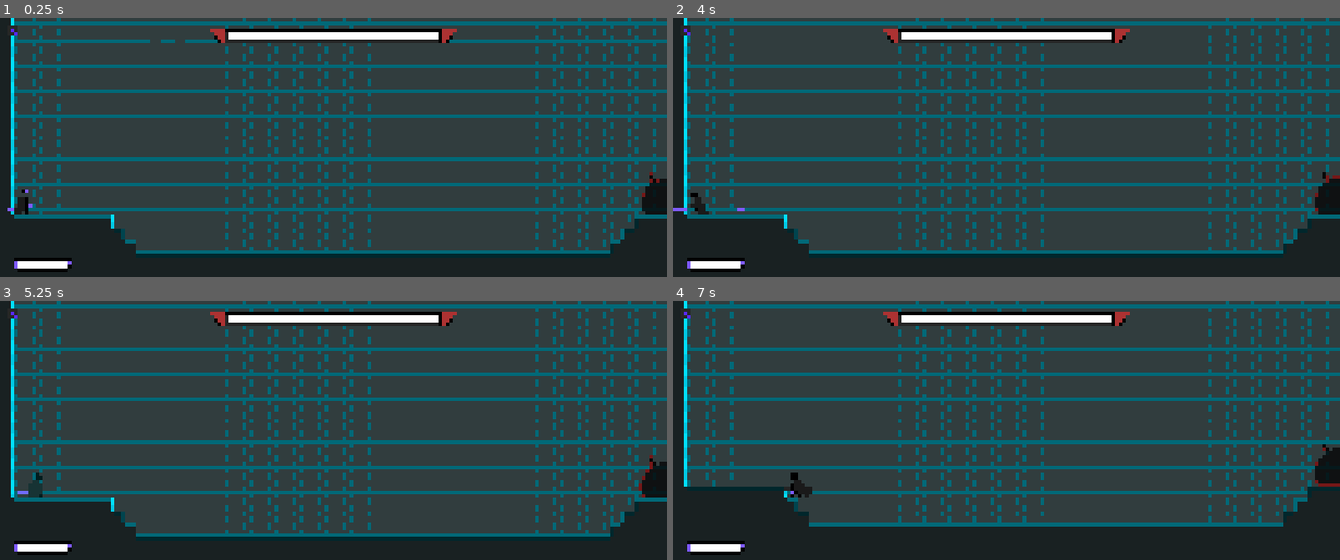
Above: before the commit, frames 1-4 (two rows, left to right).
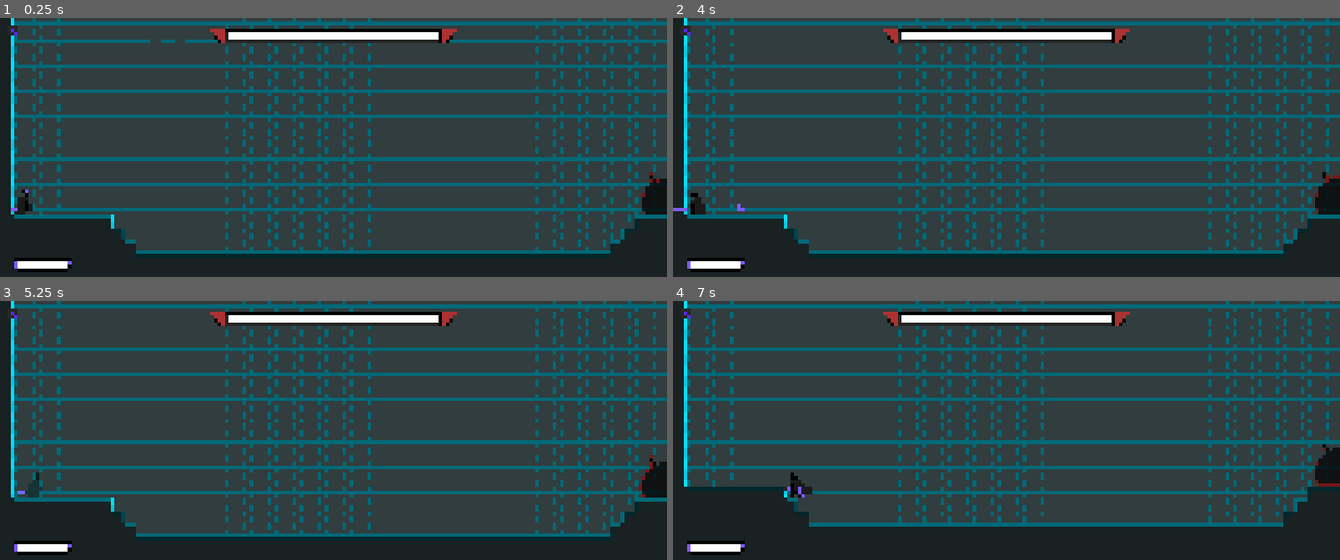
Above: after the commit, the same moments.

Repository: AnejMajnik/soulsvania
Game: Godot game, scene res://scenes/game.tscn
The game is run twice, just before and just after one commit, with the same random seed, the same clock (stepped at 60 frames per second) and the same inputs. Sound files missing from this copy of the repository are replaced by a short silence.
Inputs (mouse positions are in pixels of both pictures, inside the frame that each line leads up to):
- Up to frame 1 (0.25 s): no input
- Up to frame 2 (4 s): tap Enter at 0.5 s; move the mouse to (1153, 142) at 0.52 s; hold D (move_right) 0.53-1.25 s; click (1153, 142) at 0.6 s; tap Space (jump) at 0.77, 2, 2.27, 3.77 s; click (686, 33) at 1.25 s; move the mouse to (873, 170) at 2.02 s; hold D (move_right) 2.03-2.78 s; right-click (873, 170) at 2.1 s; move the mouse to (1073, 95) at 2.77 s; hold A (move_left) 2.78-3.53 s; tap Shift (dash) at 2.85 s; move the mouse to (973, 212) at 3.52 s; hold D (move_right) from 3.53 s (still down); click (973, 212) at 3.6 s
- Up to frame 3 (5.25 s): move the mouse to (533, 482) at 4.27 s; right-click (533, 482) at 4.35 s; tap Space (jump) at 4.52 s; move the mouse to (133, 399) at 5.02 s; release D (move_right) at 5.03 s; hold A (move_left) from 5.03 s (still down); tap Shift (dash) at 5.1 s
- Up to frame 4 (7 s): tap Space (jump) at 5.27, 6.77 s; move the mouse to (1039, 440) at 5.77 s; release A (move_left) at 5.78 s; hold D (move_right) 5.78-6.53 s; click (1039, 440) at 5.85 s; move the mouse to (906, 370) at 6.52 s; hold A (move_left) from 6.53 s (still down); right-click (906, 370) at 6.6 s

The runs differ from the first frame. In frame 1, less than 0.1% of the frame differs, in the area x 1-5%, y 67-76%; in frame 2, less than 0.1%, in the area x 2-11%, y 70-76%; in frame 3, less than 0.1%; in frame 4, less than 0.1%.

Commit message:
Fixed jump/rain attack bugs. Locked flipping of sprite when player is dead

Diff:
--- a/scenes/bosses/slime_boss.tscn
+++ b/scenes/bosses/slime_boss.tscn
@@ -871,7 +871,6 @@
 height = 34.871796
 
 [node name="SlimeBoss" type="CharacterBody2D" unique_id=1313746306 node_paths=PackedStringArray("dead_state") groups=["enemy"]]
-scale = Vector2(1.3, 1.3)
 collision_layer = 4
 script = ExtResource("1_mq0xa")
 dead_state = NodePath("StateMachine/Dead")
@@ -959,6 +958,9 @@
 wait_time = 0.5
 one_shot = true
 
+[node name="DelayTimer" type="Timer" parent="StateMachine/Attack/AttackStateMachine/JumpAttack" unique_id=344858523]
+one_shot = true
+
 [node name="RainAttack" type="Node" parent="StateMachine/Attack/AttackStateMachine" unique_id=1778826324]
 script = ExtResource("12_3dmgr")
 metadata/_custom_type_script = "uid://bt027fcrq1hh2"
@@ -973,6 +975,9 @@
 
 [node name="SlamTimer" type="Timer" parent="StateMachine/Attack/AttackStateMachine/RainAttack" unique_id=167944780]
 wait_time = 0.5
+one_shot = true
+
+[node name="DelayTimer" type="Timer" parent="StateMachine/Attack/AttackStateMachine/RainAttack" unique_id=1323015916]
 one_shot = true
 
 [node name="Recover" type="Node" parent="StateMachine" unique_id=742414816 node_paths=PackedStringArray("chase_state", "attack_state")]
@@ -1060,9 +1065,11 @@
 [connection signal="finished" from="StateMachine/Idle/Growl" to="StateMachine/Idle" method="_on_growl_finished"]
 [connection signal="timeout" from="StateMachine/Attack/AttackStateMachine/DashAttack/TelegraphTimer" to="StateMachine/Attack/AttackStateMachine/DashAttack" method="_on_telegraph_timer_timeout"]
 [connection signal="timeout" from="StateMachine/Attack/AttackStateMachine/JumpAttack/SlamTimer" to="StateMachine/Attack/AttackStateMachine/JumpAttack" method="_on_slam_timer_timeout"]
+[connection signal="timeout" from="StateMachine/Attack/AttackStateMachine/JumpAttack/DelayTimer" to="StateMachine/Attack/AttackStateMachine/JumpAttack" method="_on_delay_timer_timeout"]
 [connection signal="timeout" from="StateMachine/Attack/AttackStateMachine/RainAttack/RainTimer" to="StateMachine/Attack/AttackStateMachine/RainAttack" method="_on_rain_timer_timeout"]
 [connection signal="timeout" from="StateMachine/Attack/AttackStateMachine/RainAttack/FlyTimer" to="StateMachine/Attack/AttackStateMachine/RainAttack" method="_on_fly_timer_timeout"]
 [connection signal="timeout" from="StateMachine/Attack/AttackStateMachine/RainAttack/SlamTimer" to="StateMachine/Attack/AttackStateMachine/RainAttack" method="_on_slam_timer_timeout"]
+[connection signal="timeout" from="StateMachine/Attack/AttackStateMachine/RainAttack/DelayTimer" to="StateMachine/Attack/AttackStateMachine/RainAttack" method="_on_delay_timer_timeout"]
 [connection signal="timeout" from="StateMachine/Recover/RecoverTimer" to="StateMachine/Recover" method="_on_recover_timer_timeout"]
 [connection signal="timeout" from="DamageTimer" to="." method="_on_damage_timer_timeout"]
 [connection signal="finished" from="Sounds/Music" to="." method="_on_music_finished"]
--- a/scenes/player.tscn
+++ b/scenes/player.tscn
@@ -1060,7 +1060,7 @@
 [node name="AnimatedSprite2D" type="AnimatedSprite2D" parent="." unique_id=1538919531]
 unique_name_in_owner = true
 material = SubResource("ShaderMaterial_f1ej7")
-position = Vector2(0, -16)
+position = Vector2(1, -16)
 sprite_frames = SubResource("SpriteFrames_nrent")
 animation = &"idle"
 frame = 1
@@ -1108,7 +1108,7 @@
 stream = ExtResource("11_i4ail")
 
 [node name="CollisionShape2D" type="CollisionShape2D" parent="." unique_id=943934630]
-position = Vector2(-2, -13)
+position = Vector2(0, -13)
 shape = SubResource("CapsuleShape2D_e204l")
 
 [node name="Hit1Area" type="Area2D" parent="." unique_id=1450993753]
--- a/scripts/player.gd
+++ b/scripts/player.gd
@@ -94,23 +94,24 @@
 		return 1
 
 func flip_sprite(direction) -> void:
-	if direction > 0:
-		animated_sprite.flip_h = false
-		hit_1_area.position.x = abs(hit_1_area.position.x)
-		hit_2_area.position.x = abs(hit_2_area.position.x)
-		heavy_attack_area.position.x = abs(heavy_attack_area.position.x)
-		hit_1_area.scale.x = 1
-		hit_2_area.scale.x = 1
-		heavy_attack_area.scale.x = 1
+	if state_machine.active_state != dead_state:
+		if direction > 0:
+			animated_sprite.flip_h = false
+			hit_1_area.position.x = abs(hit_1_area.position.x)
+			hit_2_area.position.x = abs(hit_2_area.position.x)
+			heavy_attack_area.position.x = abs(heavy_attack_area.position.x)
+			hit_1_area.scale.x = 1
+			hit_2_area.scale.x = 1
+			heavy_attack_area.scale.x = 1
 
-	elif direction < 0:
-		animated_sprite.flip_h = true
-		hit_1_area.position.x = -abs(hit_1_area.position.x)
-		hit_2_area.position.x = -abs(hit_2_area.position.x)
-		heavy_attack_area.position.x = -abs(heavy_attack_area.position.x)
-		hit_1_area.scale.x = -1
-		hit_2_area.scale.x = -1
-		heavy_attack_area.scale.x = -1
+		elif direction < 0:
+			animated_sprite.flip_h = true
+			hit_1_area.position.x = -abs(hit_1_area.position.x)
+			hit_2_area.position.x = -abs(hit_2_area.position.x)
+			heavy_attack_area.position.x = -abs(heavy_attack_area.position.x)
+			hit_1_area.scale.x = -1
+			hit_2_area.scale.x = -1
+			heavy_attack_area.scale.x = -1
 
 func _physics_process(delta: float) -> void:
 	var direction := Input.get_axis("move_left", "move_right")
--- a/scripts/player/states/player_dead_state.gd
+++ b/scripts/player/states/player_dead_state.gd
@@ -1,6 +1,8 @@
 extends State
 
 @onready var animation_player: AnimationPlayer = %AnimationPlayer
+@onready var player: Player = owner
 
 func enter_state() -> void:
 	animation_player.play("dead")
+	player.velocity.x = 0
--- a/scripts/slime_boss/states/jump_attack.gd
+++ b/scripts/slime_boss/states/jump_attack.gd
@@ -13,8 +13,10 @@
 
 # Fly
 var fly_height: int = 200
+var fly_direction: int = 1
 
 @onready var slam_timer: Timer = $SlamTimer
+@onready var delay_timer: Timer = $DelayTimer
 @onready var ray_cast_down_left: RayCast2D = %RayCastDownLeft
 @onready var ray_cast_down_right: RayCast2D = %RayCastDownRight
 @onready var slam_aoe: Area2D = %SlamAOE
@@ -31,19 +33,13 @@
 	tween.tween_callback(func(): change_state(Substate.FLY))
 
 func fly_above_player() -> void:
-	var direction
-	if sign(player.global_position.x - slime_boss.global_position.x) > 0:
-		direction = 1
-	else:
-		direction = -1
-
-	slime_boss.velocity.x = FLY_SPEED * direction
+	slime_boss.velocity.x = FLY_SPEED * fly_direction
 
 func is_above_player() -> bool:
-	return abs(slime_boss.global_position.x - player.global_position.x) < 8
+	return abs(slime_boss.global_position.x - player.global_position.x) < 32
 
 func randomize_slam_timer() -> float:
-	var time_amount = randf_range(0.1, 0.5)
+	var time_amount = randf_range(0.05, 0.3)
 	return time_amount
 
 func slam() -> void:
@@ -60,17 +56,26 @@
 			jump()
 		Substate.FLY:
 			slime_boss.velocity.y = 0
+			if sign(player.global_position.x - slime_boss.global_position.x) > 0:
+				fly_direction = 1
+			else:
+				fly_direction = -1
 		Substate.SLAM:
 			slime_boss.velocity.x = 0
 			slam_timer.wait_time = randomize_slam_timer()
 			slam_timer.start()
 
+func randomize_delay() -> float:
+	return randf_range(0.02, 0.1)
+
 func physics_update(_delta: float) -> void:
 	if current_state == Substate.FLY:
 		fly_above_player()
 
-		if is_above_player():
-			change_state(Substate.SLAM)
+		if is_above_player() and delay_timer.is_stopped():
+			delay_timer.wait_time = randomize_delay()
+			delay_timer.start()
+
 	elif current_state == Substate.SLAM:
 		if slime_boss.player_in_area != null:
 			slime_boss.deal_damage(DAMAGE)
@@ -89,3 +94,7 @@
 func _on_animation_player_animation_finished(anim_name: StringName) -> void:
 	if anim_name == "land":
 		state_finished.emit(recovery_time)
+
+
+func _on_delay_timer_timeout() -> void:
+	change_state(Substate.SLAM)
--- a/scripts/slime_boss/states/rain_attack.gd
+++ b/scripts/slime_boss/states/rain_attack.gd
@@ -14,6 +14,7 @@
 @onready var rain_timer: Timer = $RainTimer
 @onready var fly_timer: Timer = $FlyTimer
 @onready var slam_timer: Timer = $SlamTimer
+@onready var delay_timer: Timer = $DelayTimer
 
 var recovery_time: float = 1.25
 
@@ -34,6 +35,7 @@
 var direction: int = -1
 var target_bounces: int = 6
 var bounces: int = 0
+var fly_direction: int = 1
 
 func enter_state() -> void:
 	change_state(Substate.JUMP)
@@ -50,18 +52,10 @@
 	tween.tween_callback(func(): change_state(Substate.RAIN))
 
 func fly_above_player() -> void:
-	if sign(player.global_position.x - slime_boss.global_position.x) > 0:
-		direction = 1
-	else:
-		direction = -1
-
-	slime_boss.velocity.x = FLY_SPEED * direction
+	slime_boss.velocity.x = FLY_SPEED * fly_direction
 
 func is_above_player() -> bool:
-	if slime_boss.global_position.x > player.global_position.x-8 and slime_boss.global_position.x < player.global_position.x+8:
-		return true
-
-	return false
+	return abs(slime_boss.global_position.x - player.global_position.x) < 32
 
 func randomize_slam_timer() -> float:
 	var time_amount = randf_range(0.1, 0.5)
@@ -82,6 +76,11 @@
 		Substate.RAIN:
 			bounces = 0
 			rain_timer.start()
+		Substate.FLY:
+			if sign(player.global_position.x - slime_boss.global_position.x) > 0:
+				fly_direction = 1
+			else:
+				fly_direction = -1
 		Substate.SLAM:
 			slime_boss.velocity.x = 0
 			slam_timer.wait_time = randomize_slam_timer()
@@ -104,13 +103,17 @@
 		fly_above_player()
 
 		if is_above_player():
-			change_state(Substate.SLAM)
+			delay_timer.wait_time = randomize_delay()
+			delay_timer.start()
 	elif current_state == Substate.SLAM:
 		if slime_boss.player_in_area != null:
 			slime_boss.deal_damage(DAMAGE)
 
 		if ray_cast_down_left.is_colliding() or ray_cast_down_right.is_colliding():
 			slime_boss.flip_gravity(true)
+
+func randomize_delay() -> float:
+	return randf_range(0.02, 0.1)
 
 func _on_rain_timer_timeout() -> void:
 	spawn_rain(Vector2(slime_boss.global_position.x, slime_boss.global_position.y+20))
@@ -127,3 +130,6 @@
 func _on_animation_player_animation_finished(anim_name: StringName) -> void:
 	if anim_name == "land":
 		state_finished.emit(recovery_time)
+
+func _on_delay_timer_timeout() -> void:
+	change_state(Substate.SLAM)
